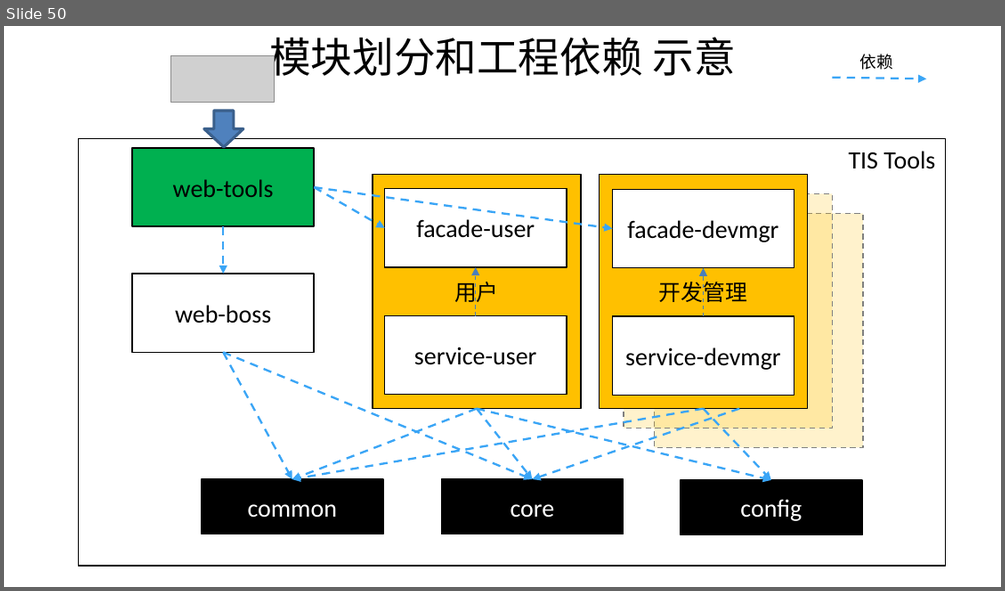
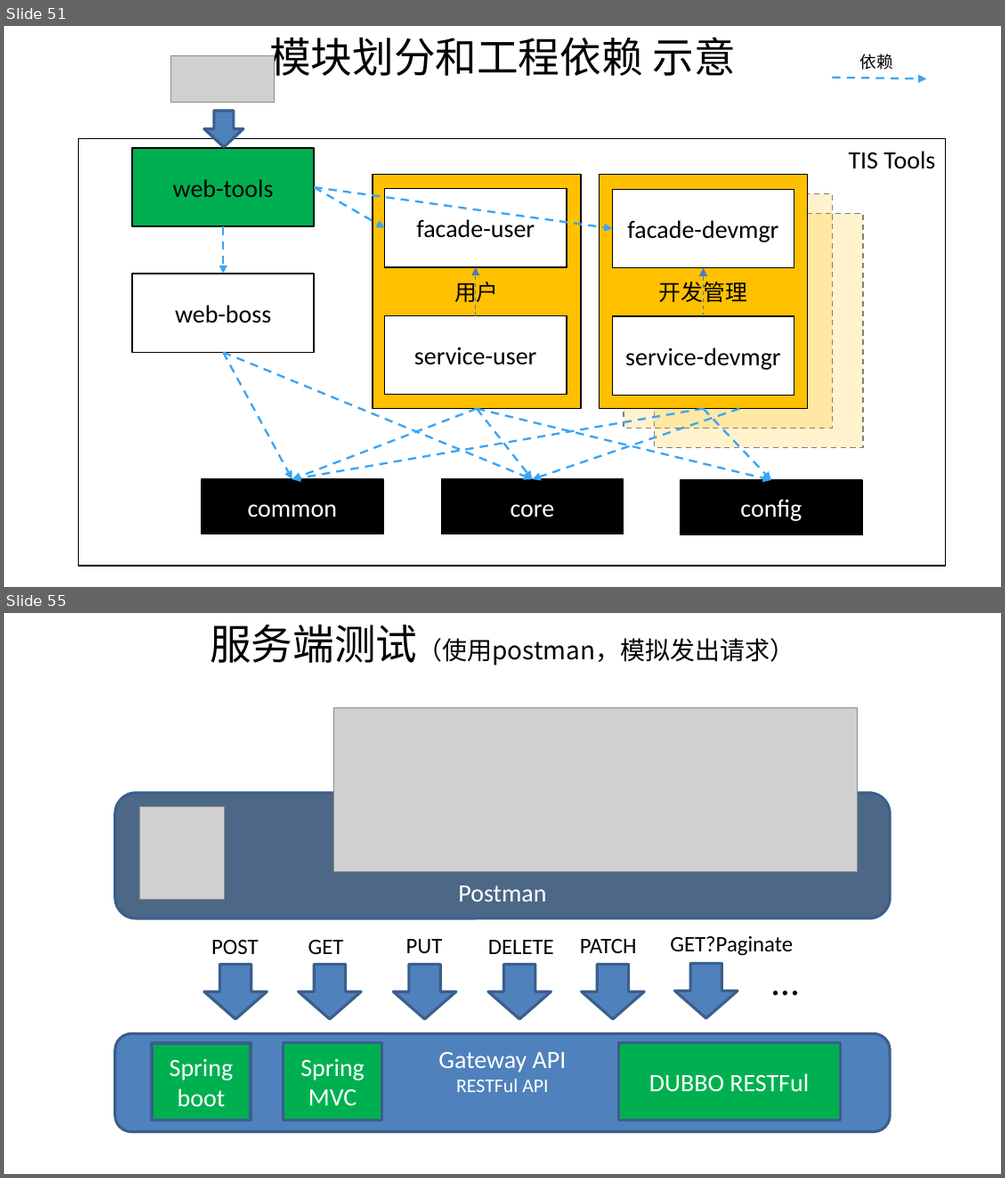
Before and after one commit to shiyunlai/tistools, a slide deck: readme/TIStools.pptx. Shown one above the other, each under a label of ours: slide 50 before the commit, slides 51 and 55 after it; the slides between them are not shown. The pictures are 1005x591 and 1005x1178 pixels, drawn with LibreOffice and Linux fonts; fonts in the diff are those of the drawing; grey boxes stand for pictures. Boxes give left, top, right and bottom in pixels: in the first picture for what was removed or moved away, otherwise in the second. Text is boxed around its words. In the diff, an @@ line names an element or a change of style, - is before the commit and + after.

Commit message:
记录关于分段独立测试的思考

```diff
--- a/readme/TIStools.pptx
+++ b/readme/TIStools.pptx
@@ slide 55 added at [4, 613, 1001, 1174], background #FFFFFF @@
@@ text added at [210, 625, 795, 666], 18 pt, text #000000 @@
+服务端测试（使用postman，模拟发出请求）
@@ picture added at [334, 707, 858, 871] @@
@@ rounded rectangle added at [114, 793, 890, 918], fill #4C6886, outline #3A5F8C 2 pt, 18 pt, text #FFFFFF @@
+Postman
@@ picture added at [139, 806, 225, 899] @@
@@ text added at [211, 940, 259, 954], 16 pt, text #000000 @@
+POST
@@ text added at [308, 940, 344, 954], 16 pt, text #000000 @@
+GET
@@ text added at [406, 939, 443, 953], 16 pt, text #000000 @@
+PUT
@@ text added at [488, 940, 554, 954], 16 pt, text #000000 @@
+DELETE
@@ text added at [580, 939, 637, 953], 16 pt, text #000000 @@
+PATCH
@@ text added at [670, 936, 793, 956], 16 pt, text #000000 @@
+GET?Paginate
@@ text added at [761, 952, 827, 1009], 28 pt, text #000000 @@
+…
@@ down arrow added at [204, 964, 267, 1019], fill #4F81BD, outline #3A5F8C 2 pt @@
@@ down arrow added at [298, 964, 361, 1019], fill #4F81BD, outline #3A5F8C 2 pt @@
@@ down arrow added at [393, 964, 455, 1019], fill #4F81BD, outline #3A5F8C 2 pt @@
@@ down arrow added at [488, 964, 551, 1019], fill #4F81BD, outline #3A5F8C 2 pt @@
@@ down arrow added at [581, 964, 644, 1019], fill #4F81BD, outline #3A5F8C 2 pt @@
@@ down arrow added at [675, 963, 737, 1018], fill #4F81BD, outline #3A5F8C 2 pt @@
@@ rounded rectangle added at [114, 1034, 890, 1131], fill #4F81BD, outline #3A5F8C 2 pt, 18 pt, text #FFFFFF @@
+Gateway API
+RESTFul API
@@ rectangle added at [152, 1043, 251, 1119], fill #00B050, outline #3A5F8C 2 pt, 18 pt, text #FFFFFF @@
+Spring boot
@@ rectangle added at [283, 1043, 381, 1119], fill #00B050, outline #3A5F8C 2 pt, 18 pt, text #FFFFFF @@
+Spring MVC
@@ rectangle added at [618, 1043, 840, 1119], fill #00B050, outline #3A5F8C 2 pt, 18 pt, text #FFFFFF @@
+DUBBO RESTFul
@@ what was slide 50 is now slide 51 @@
```
Also in this commit, not shown: 1 slide changed, 5 other slides added.
